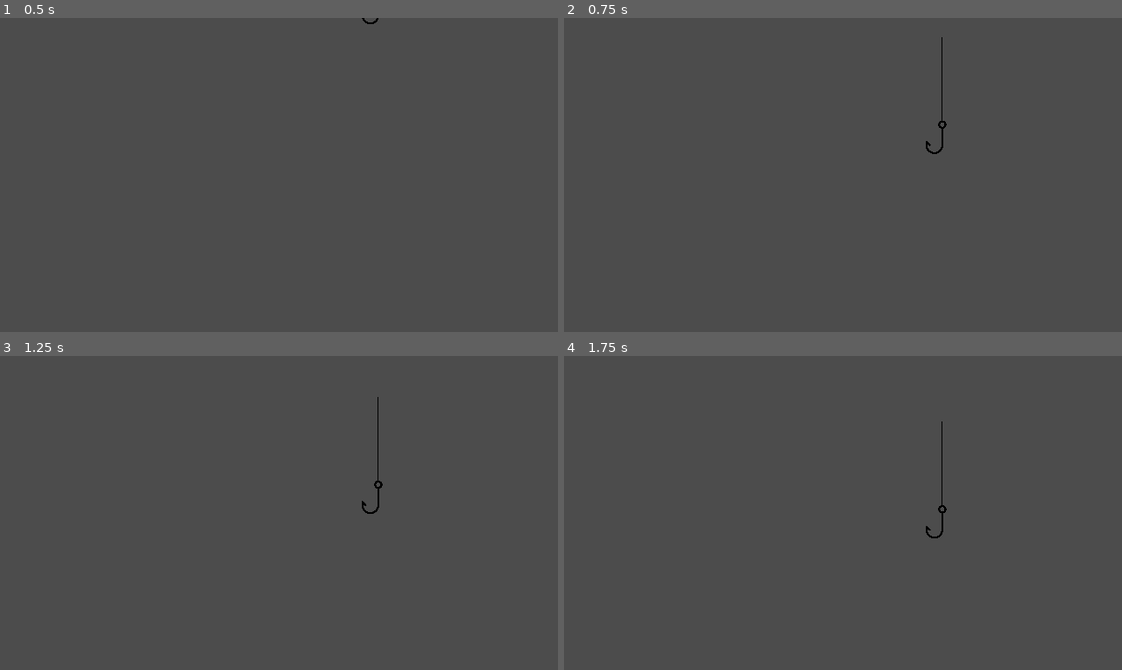
Above: before the commit, frames 1-4 (two rows, left to right).
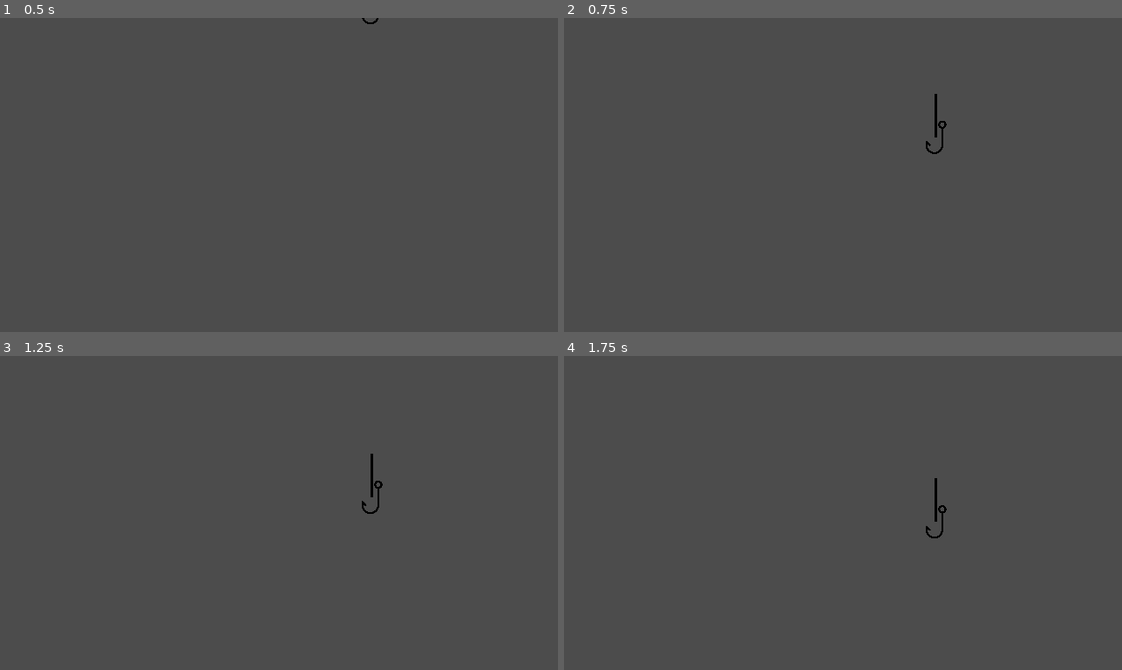
Above: after the commit, the same moments.

Repository: CSI-280-Fish-Game/Fish-Game
Game: Godot game, scene res://Player.tscn
Same seed, same stepped clock (60 frames per second), same inputs: the game is played once before the commit and once after it.
Inputs (mouse positions are in pixels of both pictures, inside the frame that each line leads up to):
- Up to frame 1 (0.5 s): no input
- Up to frame 2 (0.75 s): tap Enter at 0.5 s; move the mouse to (965, 159) at 0.52 s
- Up to frame 3 (1.25 s): no input
- Up to frame 4 (1.75 s): tap Space at 1.25 s; move the mouse to (731, 528) at 1.27 s

Frame 1 is identical in both runs. In frame 2, 0.1% of the frame differs, in the area x 66-68%, y 6-39%; in frame 3, 0.1%; in frame 4, 0.1%.

Commit message:
fishing line
attempt at creating the fishing line, still doesn't work because I can't figure out how to lock it on an absolute point and follow the sprite

Diff:
--- a/Fishing Game - Godot/Player.gd
+++ b/Fishing Game - Godot/Player.gd
@@ -1,7 +1,8 @@
 extends Area2D
 
 const SPEED = 750 # how fast the player will move (pixels/sec)
-const FISHING_LINE = 2*(OS.window_size.x / 3) # 2/3 of window width
+const FISHING_LINE_X = 2*(OS.window_size.x / 3) # 2/3 of window width
+const FISHING_LINE_Y = 3*(OS.window_size.y / 4) # 3/4 of window height
 
 # The fish hook follows the height of the mouse cursor.
 func _process(delta):
@@ -10,4 +11,15 @@
 	# normalize it and multiply by time and speed
 	vec = vec.normalized() * delta * SPEED
 	position += vec # move by that vector
-	position.x = FISHING_LINE # locks on vertical axis of screen
+	position.x = FISHING_LINE_X # locks on vertical axis of screen
+	update()
+
+func _draw():
+	var from = Vector2(0, 0)
+	var to = Vector2(0, -(FISHING_LINE_Y))
+
+	from = from.normalized() * 100
+	to = to.normalized() * 100
+
+	# black
+	draw_line(from, to, Color(0, 0, 0), 5)
--- a/Fishing Game - Godot/Player.tscn
+++ b/Fishing Game - Godot/Player.tscn
@@ -27,10 +27,6 @@
 frames = SubResource( 1 )
 flip_h = true
 
-[node name="Line" type="Line2D" parent="AnimatedSprite"]
-points = PoolVector2Array( 93.333, -1533.33, 93.333, -253.333 )
-default_color = Color( 0, 0, 0, 1 )
-
 [node name="CollisionShape2D" type="CollisionShape2D" parent="."]
 shape = SubResource( 2 )
 one_way_collision_margin = 0.0
